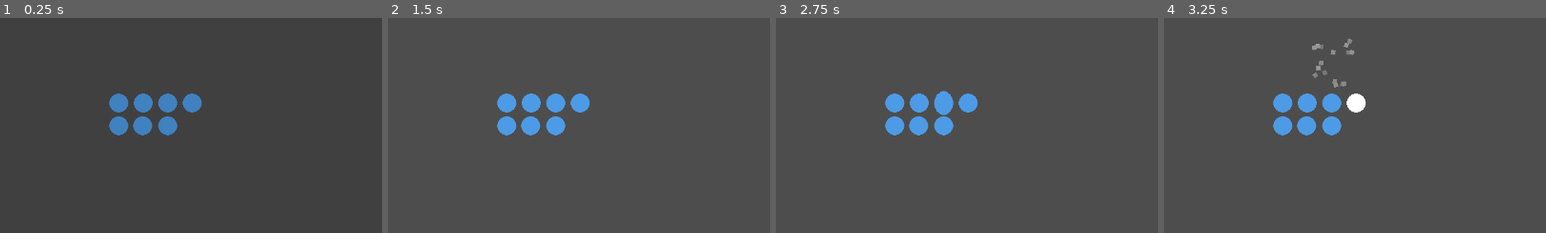
Above: before the commit, frames 1-4 (left to right).
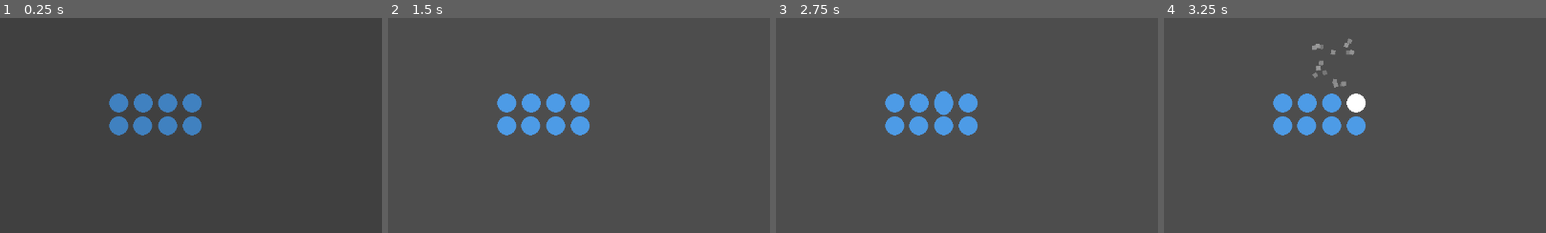
Above: after the commit, the same moments.

Repository: PotatoSackGames/PSGodotTemplateRepo
Game: Godot game, scene res://test_effects.tscn
The game is run twice, just before and just after one commit, with the same random seed, the same clock (stepped at 60 frames per second) and the same inputs.
Inputs (mouse positions are % of the whole screen's width and height, from its top left):
- Up to frame 1 (0.25 s): no input
- Up to frame 2 (1.5 s): click "Run Effects" at 0.5 s; tap Enter at 1.25 s; move the mouse to (72, 45) at 1.27 s; hold Right (ui_right) from 1.28 s (still down); click (72, 45) at 1.42 s
- Up to frame 3 (2.75 s): keep holding Right (ui_right); tap Space at 2 s; move the mouse to (30, 55) at 2.02 s; click (30, 55) at 2.17 s
- Up to frame 4 (3.25 s): tap Enter at 2.75 s; move the mouse to (60, 28) at 2.77 s; release Right (ui_right) at 2.78 s; hold Left (ui_left) from 2.78 s (still down); click (60, 28) at 2.92 s
The pictures show only the part of the screen within x 31-81%, y 30-80%; the shares and areas given below are measured in that part.

The runs differ from the first frame. In frame 1, 0.3% of the frame differs, in the area x 47-53%, y 45-55%; in frame 2, 0.3%; in frame 3, 0.3%; in frame 4, 0.3%.
Error in both runs: Assertion failed: Property scene_file_path has not had set_item_state called on it initially (res://toolkit/singletons/GameStateManager.gd:19)

Commit message:
Big update to fix some shake issues, and fix the camera to use shake

Diff:
--- a/test.gd
+++ b/test.gd
@@ -20,7 +20,9 @@
 
 		effects = [preload("res://toolkit/nodes/effects/round_hit.tscn"), preload("res://toolkit/nodes/effects/explosion.tscn"), preload("res://toolkit/nodes/effects/damage.tscn")]
 		await try_multiple_parallel_effects(effects, 1.0, $DamageCombo)
-		await try_effect(preload("res://toolkit/nodes/effects/hit_stop.tscn"), $HitStop, .71)
+		await try_effect(preload("res://toolkit/nodes/effects/hit_stop.tscn"), $HitStop, .91)
+		await try_effect(preload("res://toolkit/nodes/effects/shake.tscn"), $Shake, 1.0)
+		$ShakeableCamera.shake()
 		_is_running = false
 #	await get_tree().create_timer(5.0).timeout
 #	await Music.change_music(Music.EDMStream, 3.0)
--- a/test_effects.tscn
+++ b/test_effects.tscn
@@ -1,8 +1,9 @@
-[gd_scene load_steps=5 format=3 uid="uid://dplmxyggw407"]
+[gd_scene load_steps=6 format=3 uid="uid://dplmxyggw407"]
 
 [ext_resource type="Script" path="res://test.gd" id="1_n238o"]
 [ext_resource type="Texture2D" uid="uid://k3rtu0q8oe06" path="res://test_sprite.png" id="2_15fkj"]
 [ext_resource type="PackedScene" uid="uid://rxuleixvd3ab" path="res://toolkit/nodes/ui/mouseover_control_sfx.tscn" id="3_f7ynm"]
+[ext_resource type="PackedScene" uid="uid://bx5o4j1oexylu" path="res://toolkit/nodes/ShakeableCamera.tscn" id="3_vw4fv"]
 [ext_resource type="AudioStream" uid="uid://b8w1ia8oenck1" path="res://rollover2.wav" id="4_ym2kw"]
 
 [node name="TestEffects" type="Node2D"]
@@ -35,7 +36,13 @@
 position = Vector2(41, 38)
 texture = ExtResource("2_15fkj")
 
-[node name="Camera2D" type="Camera2D" parent="."]
+[node name="Shake" type="Sprite2D" parent="."]
+position = Vector2(82, 38)
+texture = ExtResource("2_15fkj")
+
+[node name="ShakeableCamera" parent="." instance=ExtResource("3_vw4fv")]
+ignore_rotation = false
+process_callback = 0
 
 [node name="ParticlesTest" type="Node2D" parent="."]
 position = Vector2(43, -55)
@@ -50,6 +57,8 @@
 grow_horizontal = 2
 grow_vertical = 2
 mouse_filter = 2
+metadata/_edit_lock_ = true
+metadata/_edit_group_ = true
 
 [node name="RunEffects" type="Button" parent="CanvasLayer/Root"]
 layout_mode = 1
--- a/toolkit/nodes/ShakeableCamera.gd
+++ b/toolkit/nodes/ShakeableCamera.gd
@@ -1,99 +1,6 @@
-# Majority of code modified from https://kidscancode.org/godot_recipes/3.x/2d/screen_shake/index.html. Thanks KidsCanCode!
 extends Camera2D
 
-signal done_moving()
-
-@export var decay = 0.8  # How quickly the shaking stops [0, 1].
-@export var max_offset = Vector2(100, 75)  # Maximum hor/ver shake in pixels.
-@export var max_roll = 0.1  # Maximum rotation in radians (use sparingly).
-@export var can_move := true
-
-var trauma = 0.0  # Current shake strength.
-var trauma_power = 2  # Trauma exponent. Use [2, 3].
-
-@onready var noise = FastNoiseLite.new()
-var noise_y = 0
-
-var _initial_offset
-var _initial_pos
-var _mouse_down
-
-var _parent
-
-var _window_size = Vector2(int(ProjectSettings.get_setting("display/window/size/viewport_width")), int(ProjectSettings.get_setting("display/window/size/viewport_height")))
-
-func _ready():
-	_parent = get_parent()
-	noise.noise_type = FastNoiseLite.TYPE_PERLIN
-	noise.seed = randi()
-	noise.frequency = 1.0 / 4.0
-	noise.fractal_octaves = 2
-	_initial_offset = offset # Note the original code incorrectly handles the initial offset, and as such
-	# it can cause weirdness if you try to set the offset yourself and expect it to stay relative to where
-	# you've set it. By storing the initial offset here, we can add it back in after the shake has occurred.
-	_initial_pos = global_position
-
-# The default trauma value
-func set_trauma(value) -> void:
-	trauma = value
-
-# Add whatever level of trauma you want; vary this depending on how hard you want the camera to shake.
-# It can be WILD, so be careful.
-func add_trauma(amount = 0):
-	trauma = min(trauma + amount, 1.0)
-
-func _process(delta):
-	if trauma:
-		trauma = max(trauma - decay * delta, 0)
-		_shake()
-
-
-# Call this with an array of Marker2Ds (or any kind of Node2D) to move the camera along the given
-# path. At the moment, the speed is scaled by a constant amount, but this can be normalized
-# however you wish.
-func move_along_path(path : Array):
-	var tween = create_tween()
-	tween.set_parallel(false)
-	tween.set_trans(Tween.TRANS_LINEAR)
-	var previous = path[0].global_position
-	for point in path:
-		var distance = previous.distance_to(point.global_position)
-		# change the following line to normalize the speed; distance / 400.0 is a random value I picked
-		# that looked good for a game once.
-		tween.tween_property(self, "global_position", point.global_position, distance / 400.0)
-		previous = point.global_position
-
-	await tween.finished
-	done_moving.emit()
-
-# Generally speaking, you won't call this; call add_trauma to make it go nuts
-func _shake():
-	var amount = pow(trauma, trauma_power)
-	noise_y += 1
-	rotation = max_roll * amount * noise.get_noise_2d(noise.seed, noise_y)
-	offset.x = max_offset.x * amount * noise.get_noise_2d(noise.seed*2, noise_y) + _initial_offset.x
-	offset.y = max_offset.y * amount * noise.get_noise_2d(noise.seed*3, noise_y) + _initial_offset.y
-
-# resets the position of the camera to _initial_pos
-func reset_camera() -> void:
-	position = _initial_pos
-
-# If you call this from a parent, you can actually move the camera around using the right mouse button.
-# Call reset_camera afterward if you want the camera to go back to its original position
-func handle_input(event: InputEvent) -> void:
-	if rotation == 0.0:
-		if event is InputEventMouseButton and event.button_index == MOUSE_BUTTON_RIGHT:
-			_mouse_down = event.is_pressed()
-		elif event is InputEventMouseMotion and _mouse_down:
-			global_position -= event.relative
-			_initial_pos = global_position
-
-# Moves the camera exactly one screen in any direction (provided by the parameter). Note direction
-# should be normalized, but technically does not have to be; since we do not normalize it, if you
-# use a non-normalized vector, it will go further/shorter than one full screen.
-# Note also this doesn't handle
-func move(direction : Vector2, in_time : float = 0.2) -> void:
-	var multiplier = _window_size.x if direction.x != 0 else _window_size.y
-	var tween = create_tween()
-	tween.tween_property(self, "global_position", direction * multiplier + global_position, in_time)
-	await tween.finished
+func shake(amount = 0.5) -> void:
+	var shake_effect = preload("res://Toolkit/Nodes/effects/shake.tscn").instantiate()
+	shake_effect.trauma = amount
+	var result = SpecialEffects.add_premade_temporary_effect_to(shake_effect, 0.5, self)
--- a/toolkit/nodes/effect.gd
+++ b/toolkit/nodes/effect.gd
@@ -5,5 +5,7 @@
 # The parent_node is the parent of the effect, in case you need access to that.
 # See how the special effects like squash and stretch function in the /effects folder.
 
+signal effect_completed
+
 func start_effect(parent_node) -> void:
 	pass
--- a/toolkit/nodes/effects/shake.gd
+++ b/toolkit/nodes/effects/shake.gd
@@ -1,16 +1,56 @@
 extends Effect
 
-var PossibleDirections = [Vector2.UP, Vector2.UP + Vector2.RIGHT, Vector2.RIGHT, Vector2.RIGHT + Vector2.DOWN, Vector2.DOWN, Vector2.DOWN + Vector2.LEFT, Vector2.LEFT, Vector2.LEFT + Vector2.UP]
+# Handle shaking - courtesy of KidsCanCode
+@export var decay := 0.8  # How quickly the shaking stops [0, 1].
+@export var max_offset := Vector2(75, 75)  # Maximum hor/ver shake in pixels.
+@export var max_roll := 0.1  # Maximum rotation in radians (use sparingly).
 
-var distance = 5.0
+@onready var noise = FastNoiseLite.new()
+var noise_y = 0
+
+var trauma = .6  # Current shake strength.
+var trauma_power = 2  # Trauma exponent. Use [2, 3].
+
+var _node
+var _original_offset
+
+func _ready():
+	noise.noise_type = FastNoiseLite.TYPE_PERLIN
+	noise.seed = randi() / 3
+	noise.frequency = 1.0 / 4.0
+	noise.fractal_octaves = 2
+
+func add_trauma(amount):
+	trauma = min(trauma + amount, 1.0)
+
+func _process(delta):
+	if trauma > 0:
+		trauma = max(trauma - decay * delta, 0)
+		shake(_node)
+	else:
+		effect_completed.emit()
+		if not _node is Control:
+			_node.offset = _original_offset
+		else:
+			_node.position = _original_offset
+		set_process(false)
+
+func shake(node):
+	var amount = pow(trauma, trauma_power)
+	noise_y += 1
+	node.rotation = max_roll * amount * noise.get_noise_2d(noise.seed, noise_y)
+	if not node is Control:
+		node.offset.x = max_offset.x * amount * noise.get_noise_2d(noise.seed * 2, noise_y)
+		node.offset.y = max_offset.y * amount * noise.get_noise_2d(noise.seed * 3, noise_y)
+	else:
+		node.position.x = (node.position.x + max_offset.x) * amount * noise.get_noise_2d(noise.seed * 2, noise_y)
+		node.position.y = (node.position.x + max_offset.y) * amount * noise.get_noise_2d(noise.seed * 3, noise_y)
 
 func start_effect(parent_node) -> void:
-	var original_position = parent_node.position
-	PossibleDirections.shuffle()
-	var tween = create_tween()
-	tween.set_parallel(false)
-	for x in 2:
-		tween.tween_property(parent_node, "position", parent_node.position + PossibleDirections[x] * distance, 0.08)
-
-	tween.tween_property(parent_node, "position", original_position, 0.08)
-	await tween.finished
+	_node = parent_node
+	if not _node is Control:
+		_original_offset = _node.offset
+	else:
+		_original_offset = _node.position
+	set_process(true)
+	shake(parent_node)
--- a/toolkit/nodes/effects/shake.tscn
+++ b/toolkit/nodes/effects/shake.tscn
@@ -5,3 +5,6 @@
 
 [node name="Shake" instance=ExtResource("1_b8cuk")]
 script = ExtResource("2_eimlv")
+decay = 0.8
+max_offset = Vector2(75, 75)
+max_roll = 0.1
--- a/toolkit/singletons/SpecialEffects.gd
+++ b/toolkit/singletons/SpecialEffects.gd
@@ -7,6 +7,11 @@
 
 static func add_temporary_effect_to(effect_scene, in_time : float, node) -> Effect:
 	var effect = effect_scene.instantiate()
+	return add_premade_temporary_effect_to(effect, in_time, node)
+
+# Adds an effect that is already created/preloaded
+
+static func add_premade_temporary_effect_to(effect, in_time : float, node) -> Effect:
 	var detachable = Detachable.new()
 	detachable.TimeToComplete = in_time # Would prefer to make this something awaitable. Still considering it.
 	assert(effect is Effect, "Effect_scene did not produce an effect type")
@@ -20,7 +25,7 @@
 # Similar can be added to achieve a parallel set of effects if desired.
 static func add_temporary_multi_effect_to(effect_scenes : Array[PackedScene], in_times : Array[float], node) -> void:
 	var detachable = Detachable.new()
-	var serial_effect = preload("res://toolkit/nodes/effects/serial_effect.tscn").instantiate()
+	var serial_effect = preload("res://Toolkit/Nodes/effects/serial_effect.tscn").instantiate()
 	var total_time = 0.0
 	for i in effect_scenes.size():
 		total_time += in_times[i]
@@ -35,7 +40,7 @@
 # A multi-effect adds a set of effects that act in parallel, finishing after the time has elapsed.
 static func add_temporary_parallel_multi_effect_to(effect_scenes : Array[PackedScene], in_time, node) -> void:
 	var detachable = Detachable.new()
-	var parallel_effect = preload("res://toolkit/nodes/effects/parallel_effect.tscn").instantiate()
+	var parallel_effect = preload("res://Toolkit/Nodes/effects/parallel_effect.tscn").instantiate()
 
 	for i in effect_scenes.size():
 		parallel_effect.add_effect(effect_scenes[i])
